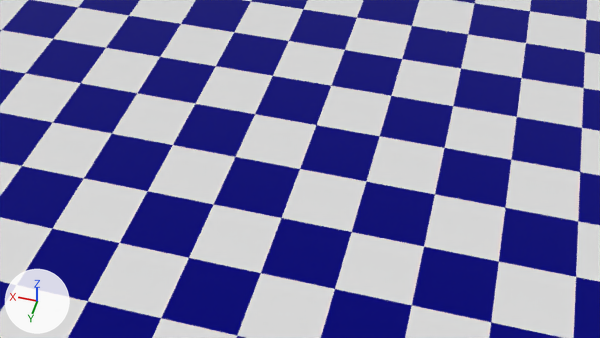
A saved change to the Blender file Scene2.blend.
Before and after are seen from the file's camera 'Camera'. The lights are fixed; the arrows at lower left show +X, +Y and +Z.
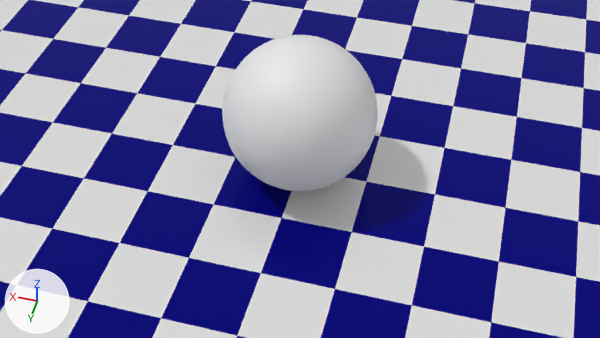
The change, as a list of edits to the scene's bpy script:
```text
Change ob_sphere:
    remove ob_sphere.hide_render = True
```

Where the change shows, as pixel boxes (x1, y1, x2, y2) in the pictures (600 x 338 px):
'Sphere', shown: after (222, 35, 378, 191)
